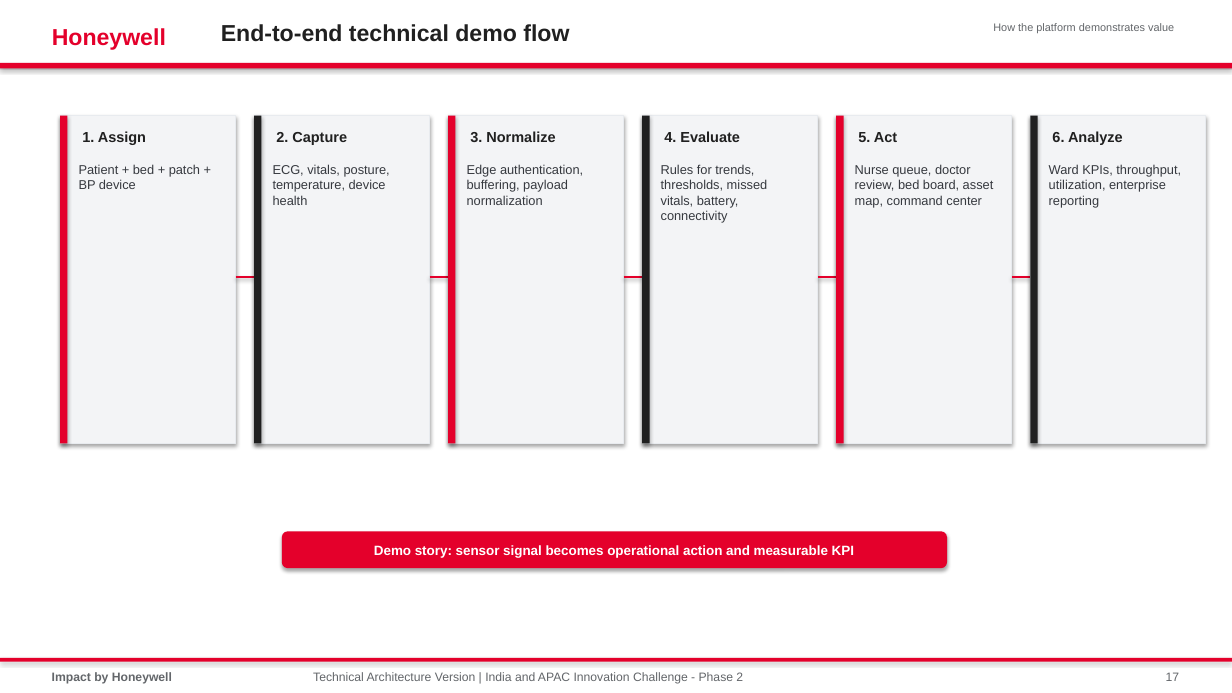
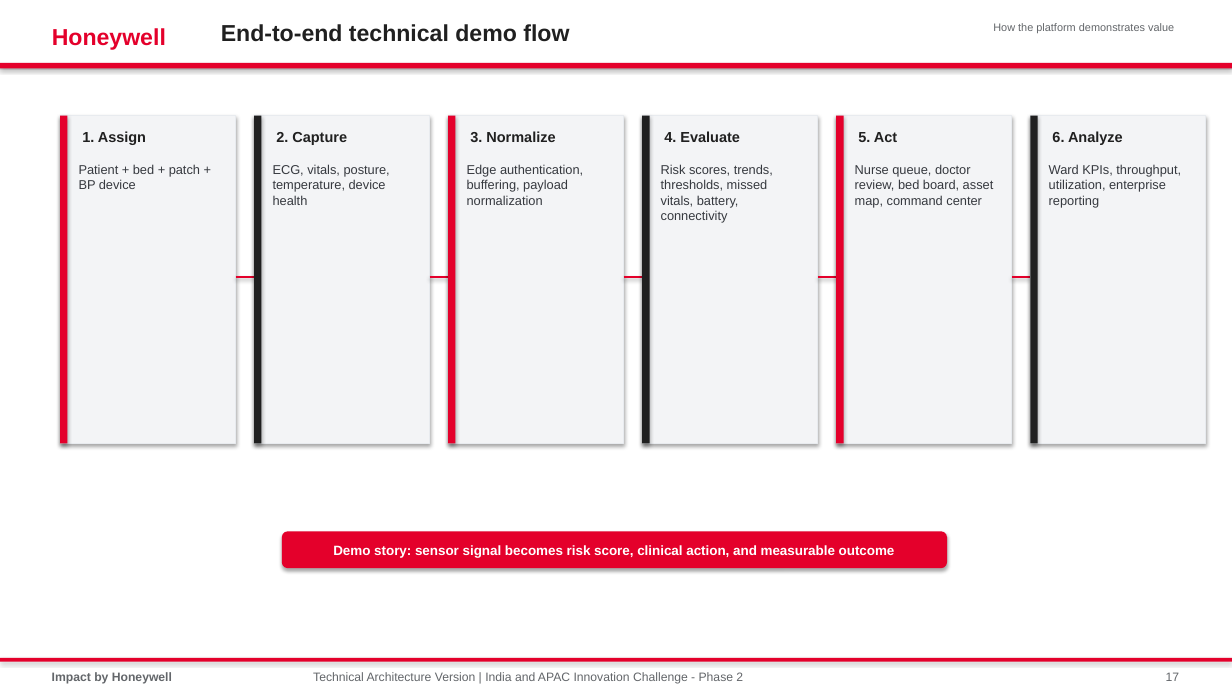
Before and after one commit to shyamnexus/HON_WSP_Innovation_Challenge, a slide deck: slide 17 of India_APAC_Innovation_Challenge_Phase2_Technical_Architecture_Version.pptx. Drawn at 1232x693 pixels with LibreOffice and Linux fonts; fonts in the diff are those of the drawing. Boxes give left, top, right and bottom in pixels: in the first picture for what was removed or moved away, otherwise in the second. Text is boxed around its words. In the diff, an @@ line names an element or a change of style, - is before the commit and + after.

```diff
--- a/India_APAC_Innovation_Challenge_Phase2_Technical_Architecture_Version.pptx
+++ b/India_APAC_Innovation_Challenge_Phase2_Technical_Architecture_Version.pptx
@@ text at [661, 164, 773, 223]: text changed @@
-Rules for trends, thresholds, missed vitals, battery, connectivity
+Risk scores, trends, thresholds, missed vitals, battery, connectivity
@@ text in rounded rectangle at [333, 545, 895, 558]: text changed @@
-Demo story: sensor signal becomes operational action and measurable KPI
+Demo story: sensor signal becomes risk score, clinical action, and measurable outcome
```
Also in this commit, not shown: 1 other slide changed, 1 other file.
